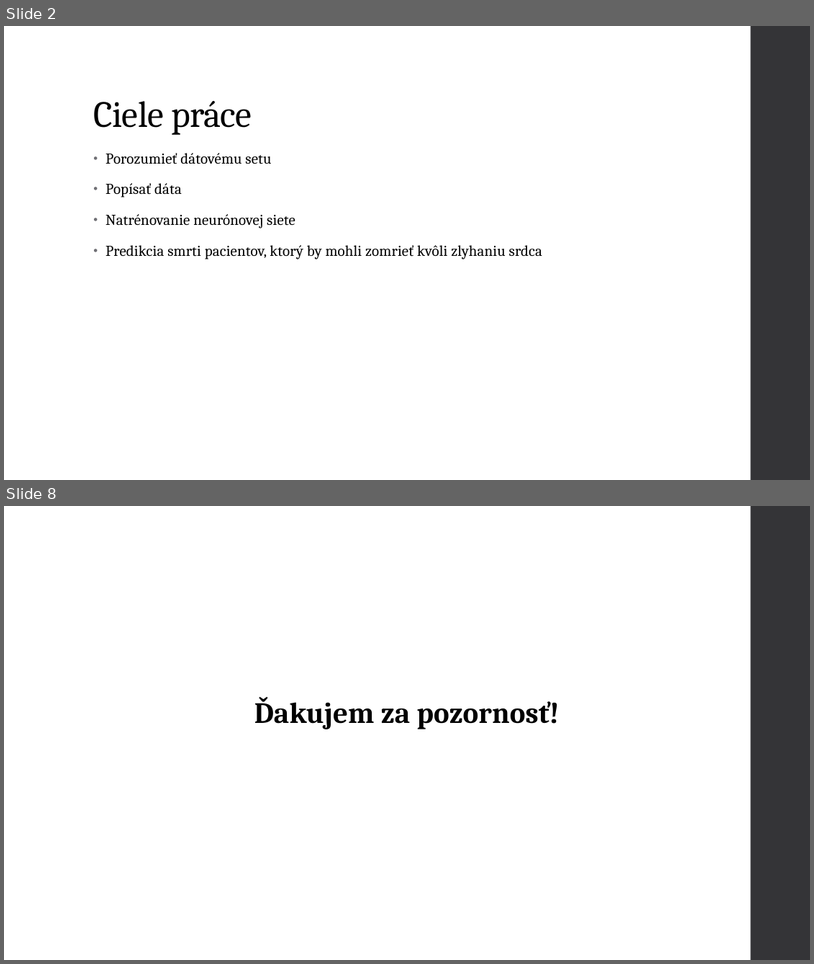
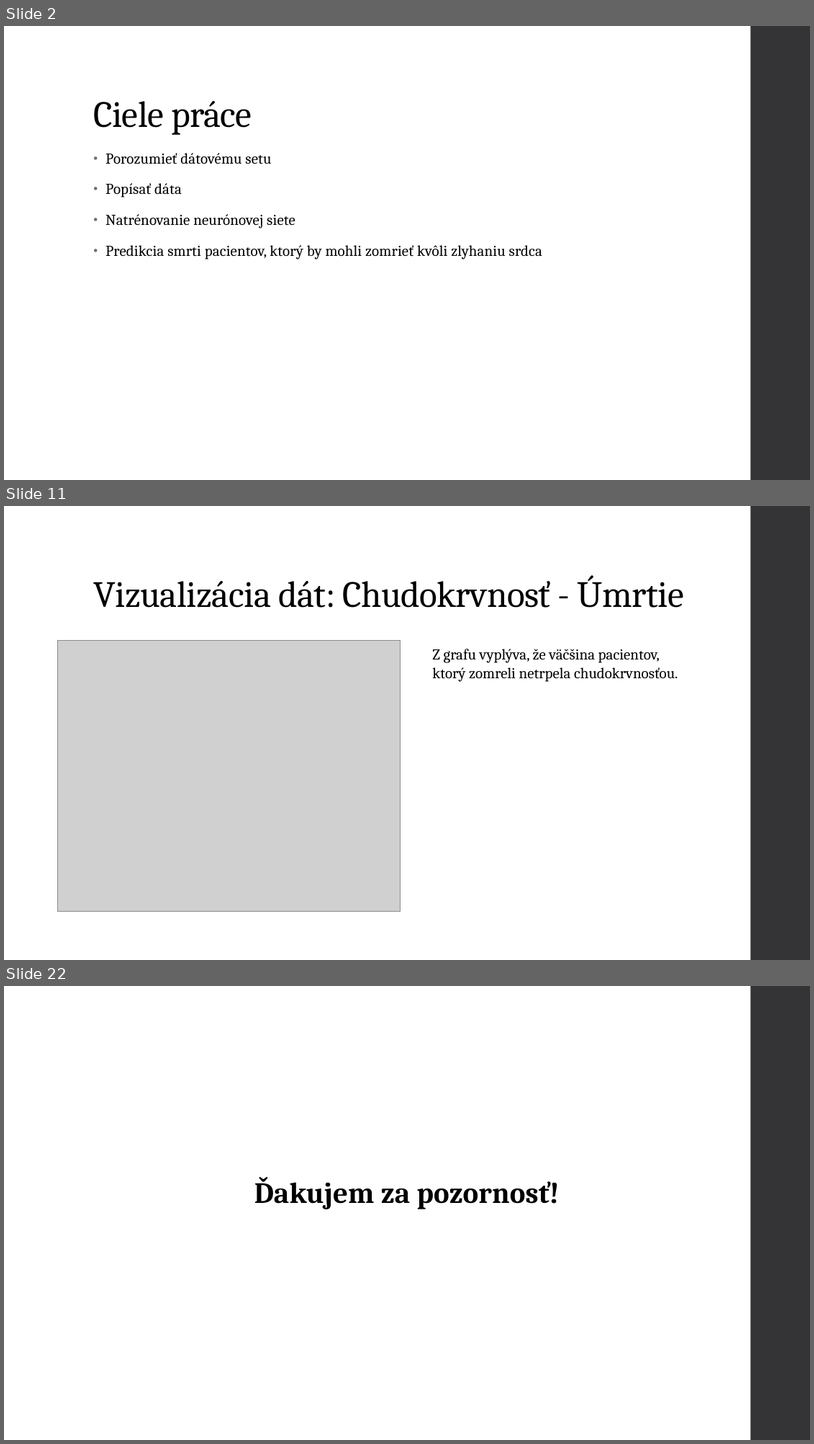
Before and after one commit to mvanko/Vanko_Martin_NS2021, a slide deck: Vanko Martin Predikcia zlyhania srdca.pptx. Shown one above the other, each under a label of ours: slides 2 and 8 before the commit, slides 2, 11 and 22 after it; the slides between them are not shown. The pictures are 814x964 and 814x1444 pixels, drawn with LibreOffice and Linux fonts; fonts in the diff are those of the drawing; grey boxes stand for pictures. Boxes give left, top, right and bottom in pixels: in the first picture for what was removed or moved away, otherwise in the second. Text is boxed around its words. In the diff, an @@ line names an element or a change of style, - is before the commit and + after.

```diff
--- a/Vanko Martin Predikcia zlyhania srdca.pptx
+++ b/Vanko Martin Predikcia zlyhania srdca.pptx
@@ slide 11 added at <box>4,506,810,960</box>, background #FFFFFF; not listed: 1 template element that a slide beside it also shows @@
@@ title added at <box>93,575,684,608</box>, 44 pt, text #000000 @@
+Vizualizácia dát: Chudokrvnosť - Úmrtie
@@ picture added at <box>58,641,401,911</box> @@
@@ text added at <box>432,649,678,682</box>, 18 pt, text #000000 @@
+Z grafu vyplýva, že väčšina pacientov, ktorý zomreli netrpela chudokrvnosťou.
@@ what was slide 8 is now slide 22 @@
```
Also in this commit, not shown: 2 slides changed, 14 other slides added, 1 other file.
